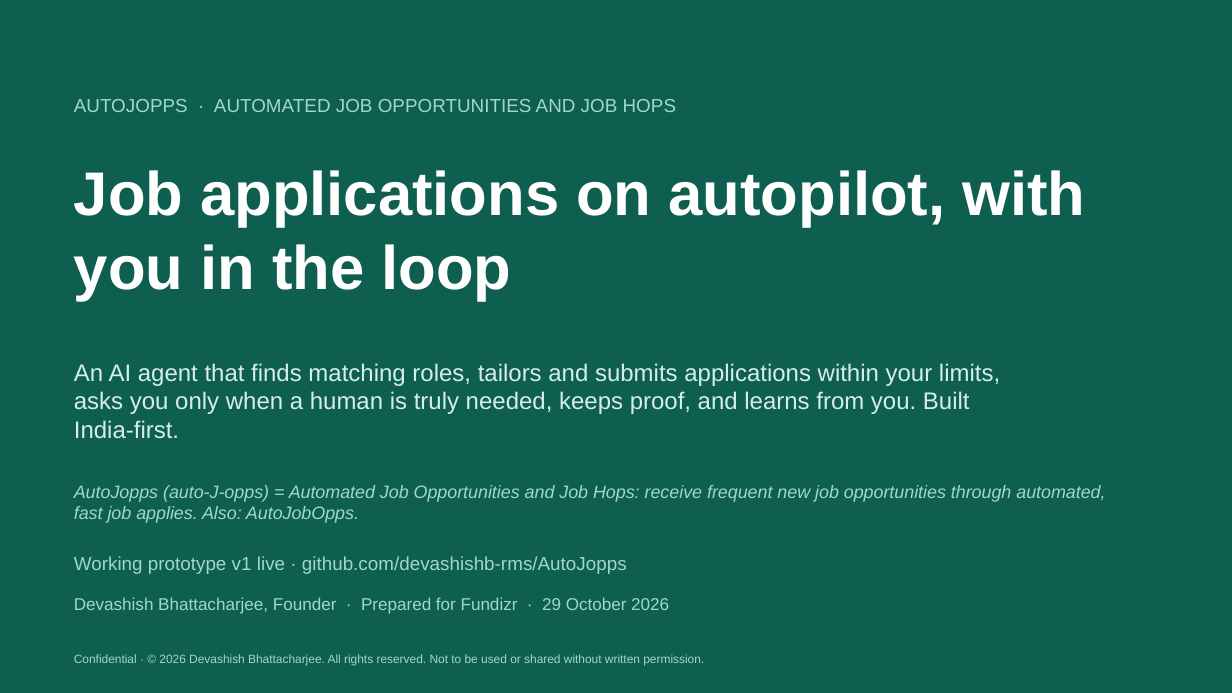
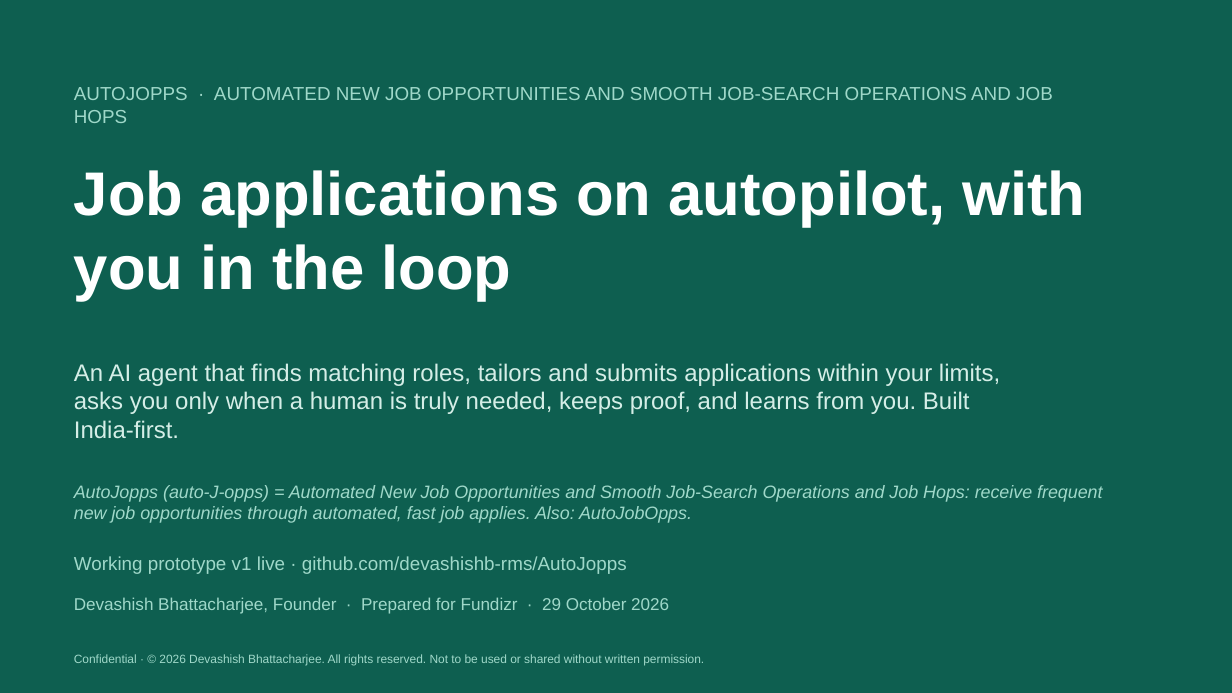
Before and after one commit to devashishb-rms/AutoJopps, a slide deck: slide 1 of docs/AutoJopps_Investor_Deck_v2.pptx. Drawn at 1232x693 pixels with LibreOffice and Linux fonts; fonts in the diff are those of the drawing. Boxes give left, top, right and bottom in pixels: in the first picture for what was removed or moved away, otherwise in the second. Text is boxed around its words. In the diff, an @@ line names an element or a change of style, - is before the commit and + after.

```diff
--- a/docs/AutoJopps_Investor_Deck_v2.pptx
+++ b/docs/AutoJopps_Investor_Deck_v2.pptx
@@ text at (74, 87, 1053, 123): text changed @@
-AUTOJOPPS · AUTOMATED JOB OPPORTUNITIES AND JOB HOPS
+AUTOJOPPS · AUTOMATED NEW JOB OPPORTUNITIES AND SMOOTH JOB-SEARCH OPERATIONS AND JOB HOPS
@@ text at (74, 485, 1102, 523): text changed @@
-AutoJopps (auto-J-opps) = Automated Job Opportunities and Job Hops: receive frequent new job opportunities through automated, fast job applies. Also: AutoJobOpps.
+AutoJopps (auto-J-opps) = Automated New Job Opportunities and Smooth Job-Search Operations and Job Hops: receive frequent new job opportunities through automated, fast job applies. Also: AutoJobOpps.
```
Also in this commit, not shown: 1 other slide changed, 4 other files.
